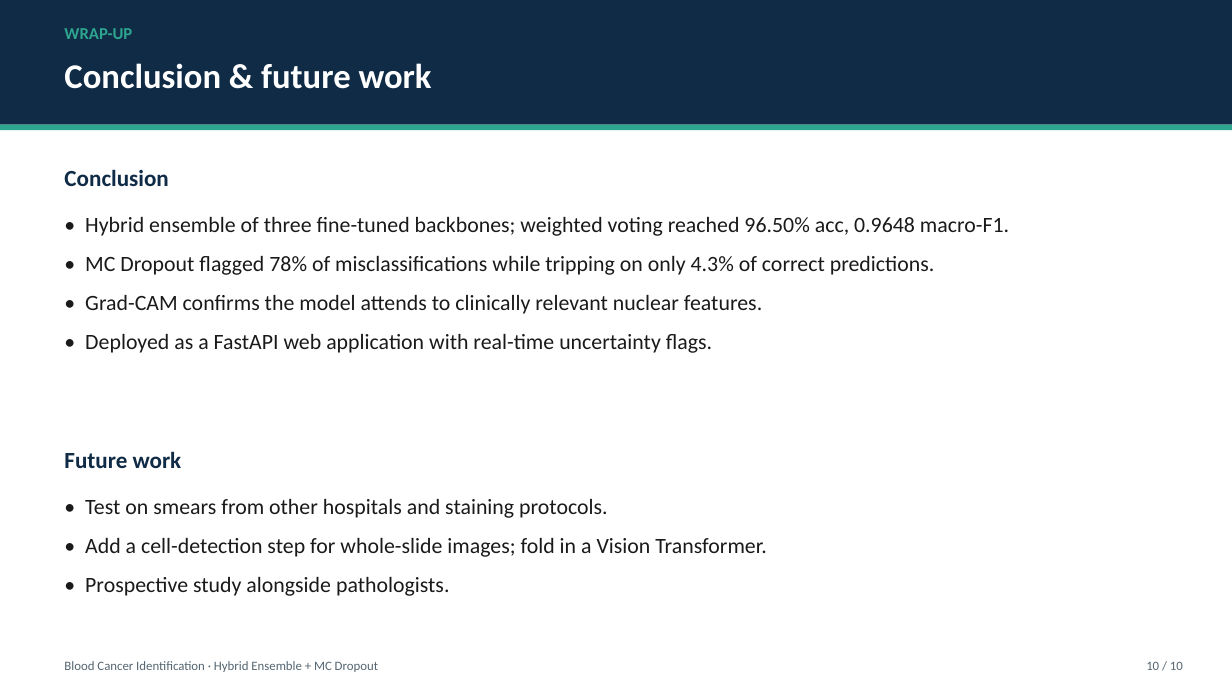
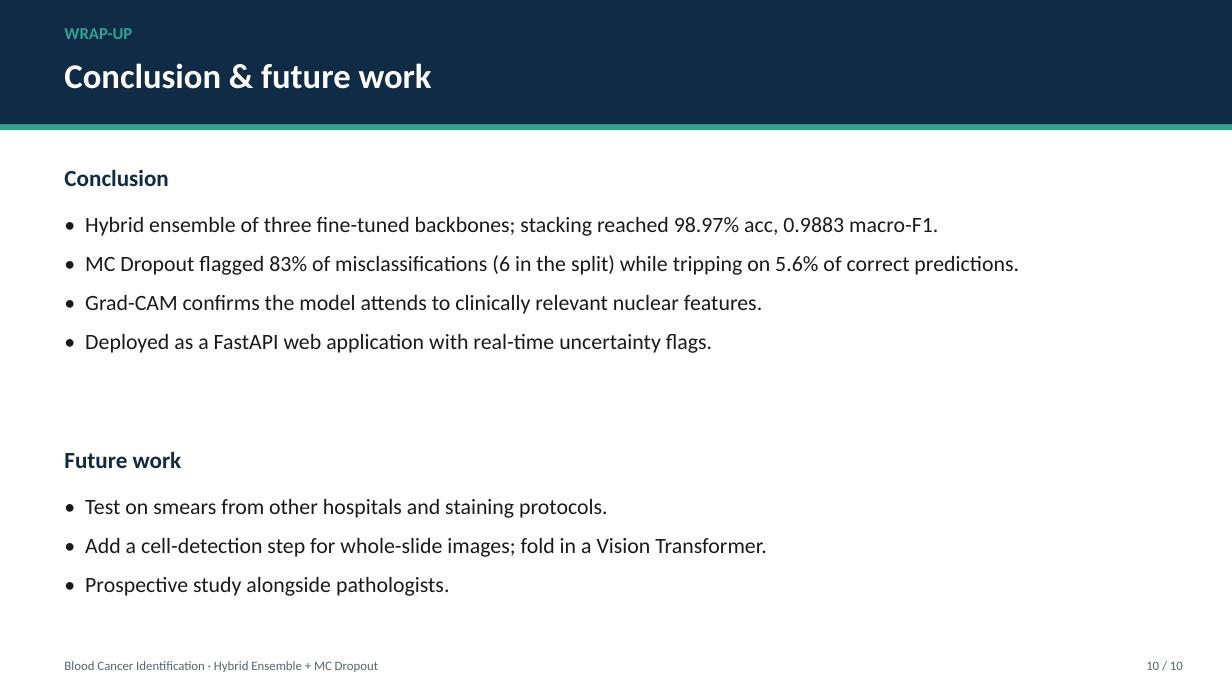
Before and after one commit to vvvvvivekkk/blood-cancer-detection, a slide deck: slide 10 of docs/presentation.pptx. Drawn at 1232x693 pixels with LibreOffice and Linux fonts; fonts in the diff are those of the drawing. Boxes give left, top, right and bottom in pixels: in the first picture for what was removed or moved away, otherwise in the second. Text is boxed around its words. In the diff, an @@ line names an element or a change of style, - is before the commit and + after.

```diff
--- a/docs/presentation.pptx
+++ b/docs/presentation.pptx
@@ text at box(85, 217, 1019, 275): text changed @@
-• Hybrid ensemble of three fine-tuned backbones; weighted voting reached 96.50% acc, 0.9648 macro-F1.
-• MC Dropout flagged 78% of misclassifications while tripping on only 4.3% of correct predictions.
+• Hybrid ensemble of three fine-tuned backbones; stacking reached 98.97% acc, 0.9883 macro-F1.
+• MC Dropout flagged 83% of misclassifications (6 in the split) while tripping on 5.6% of correct predictions.
```
Also in this commit, not shown: 4 other slides changed, 9 other files.
